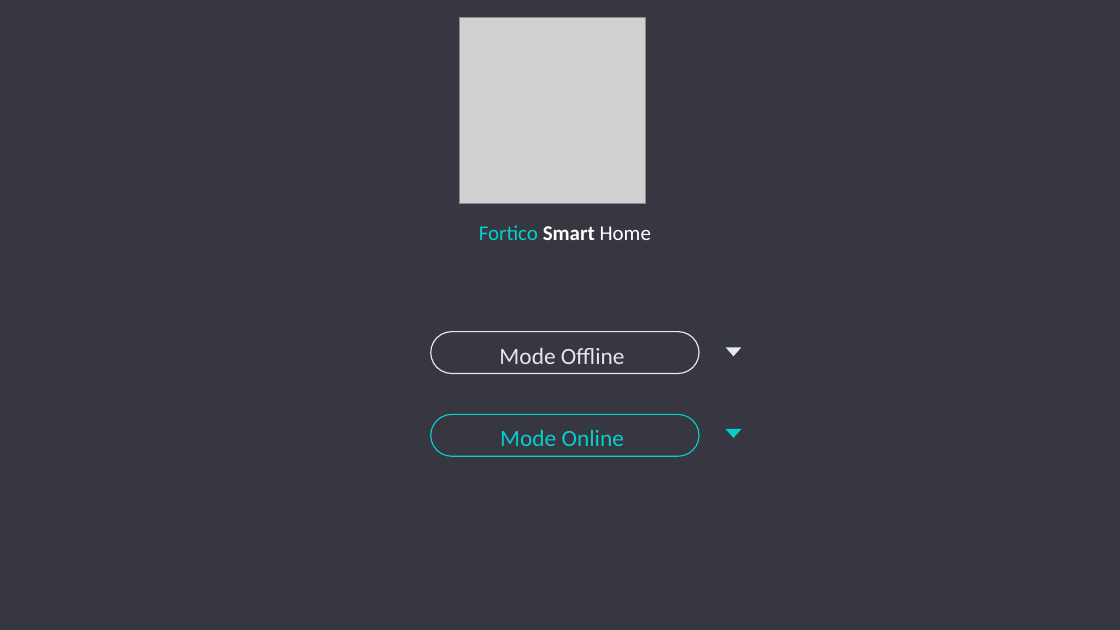
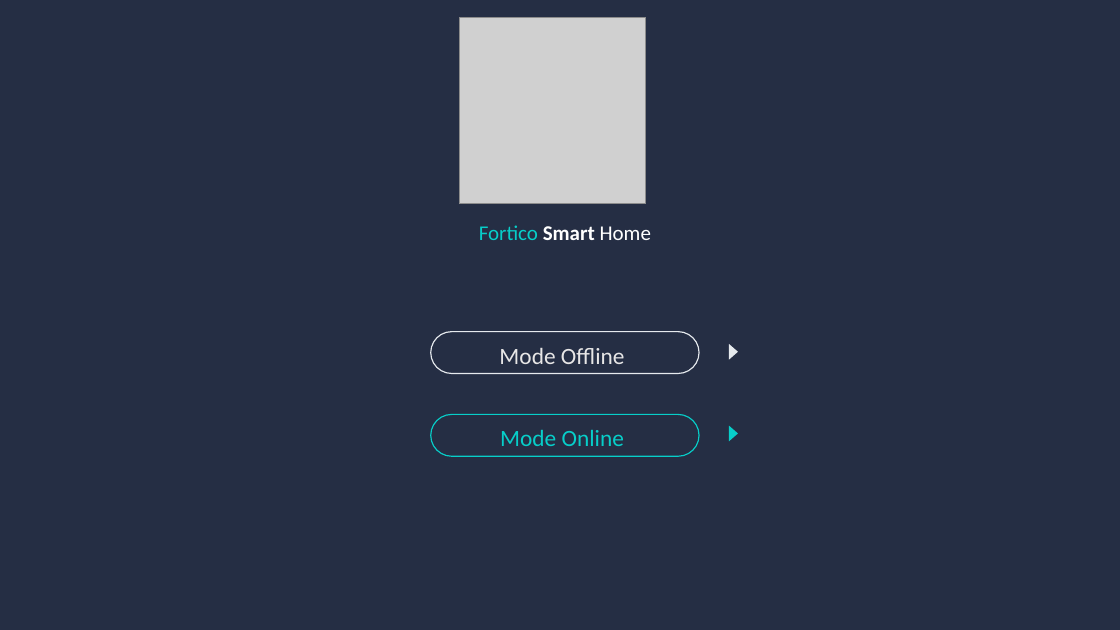
Before and after one commit to Fortuno-tech/Software, a slide deck: slide 2 of UI-model/UI design Fortico.pptx. Drawn at 1120x630 pixels with LibreOffice and Linux fonts; fonts in the diff are those of the drawing; grey boxes stand for pictures. Boxes give left, top, right and bottom in pixels: in the first picture for what was removed or moved away, otherwise in the second. Text is boxed around its words. In the diff, an @@ line names an element or a change of style, - is before the commit and + after.

```diff
--- a/UI-model/UI design Fortico.pptx
+++ b/UI-model/UI design Fortico.pptx
@@ rectangle at [0,0,1120,630]: fill #373742 to #252E44 @@
@@ triangle at [729,344,739,360]: rotation 180 to 90 degrees @@
@@ triangle at [729,426,739,442]: rotation 180 to 90 degrees @@
```
Also in this commit, not shown: 25 other slides changed, 4 other files.
